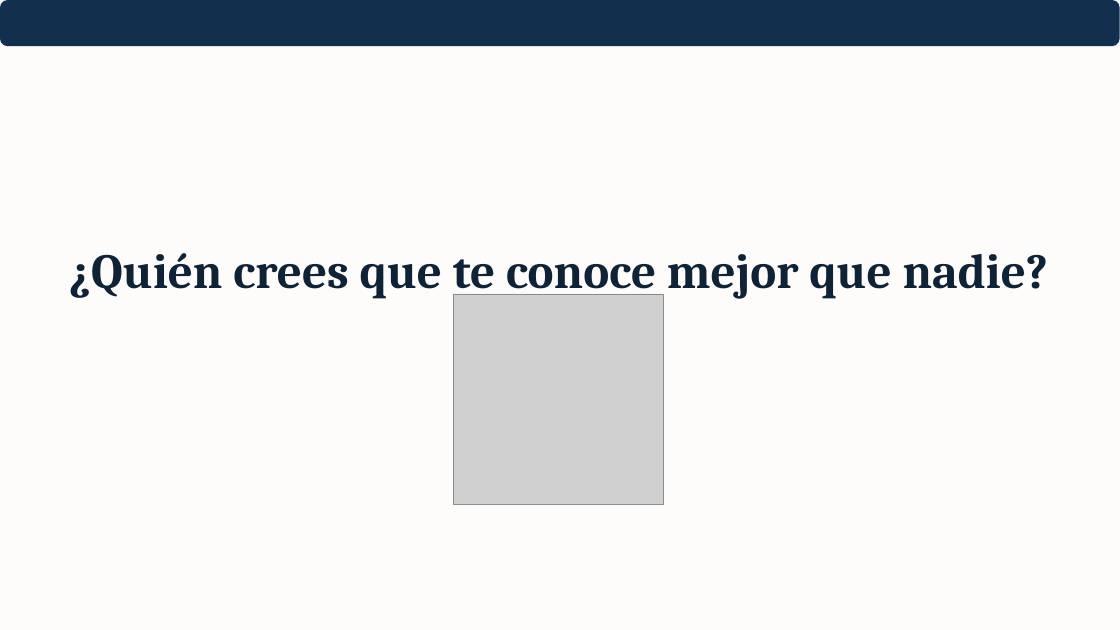
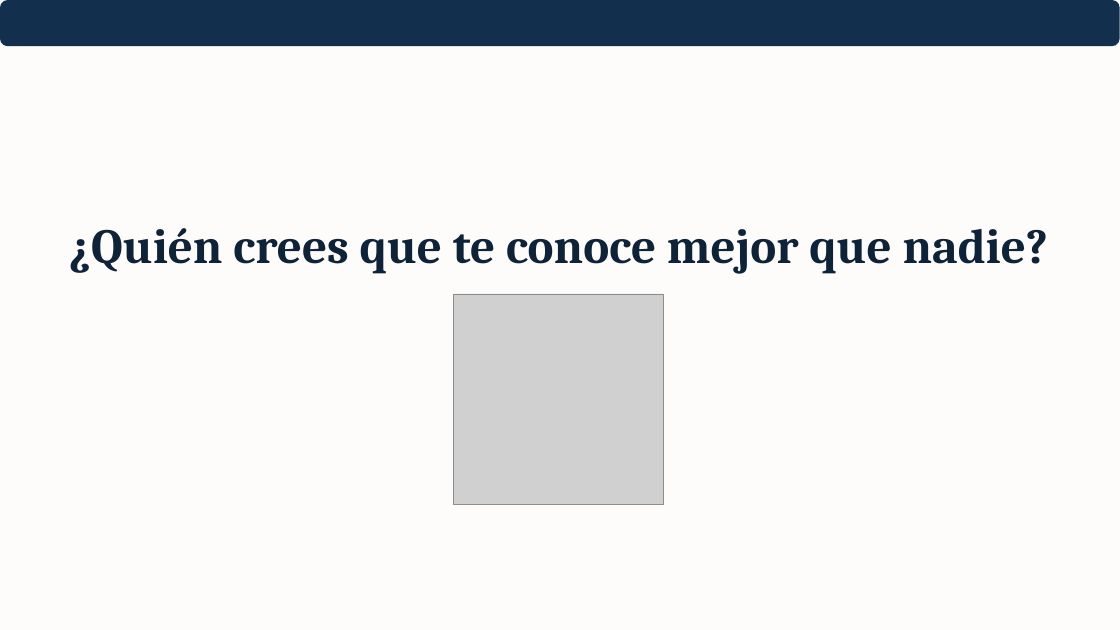
Before and after one commit to Anthonidrm/cimiento-bloque1, a slide deck: slide 2 of public/recursos-semana-3/presentacion-semana-3.pptx. Drawn at 1120x630 pixels with LibreOffice and Linux fonts; fonts in the diff are those of the drawing; grey boxes stand for pictures. Boxes give left, top, right and bottom in pixels: in the first picture for what was removed or moved away, otherwise in the second. Text is boxed around its words. In the diff, an @@ line names an element or a change of style, - is before the commit and + after.

```diff
--- a/public/recursos-semana-3/presentacion-semana-3.pptx
+++ b/public/recursos-semana-3/presentacion-semana-3.pptx
@@ text "¿Quién crees que te conoce ...": place and size @@
-text "¿Quién crees que te conoce ..." at bbox=[69, 253, 1049, 299]
+text "¿Quién crees que te conoce ..." at bbox=[69, 228, 1049, 274]
```
Also in this commit, not shown: 4 other slides changed, 50 other files.
